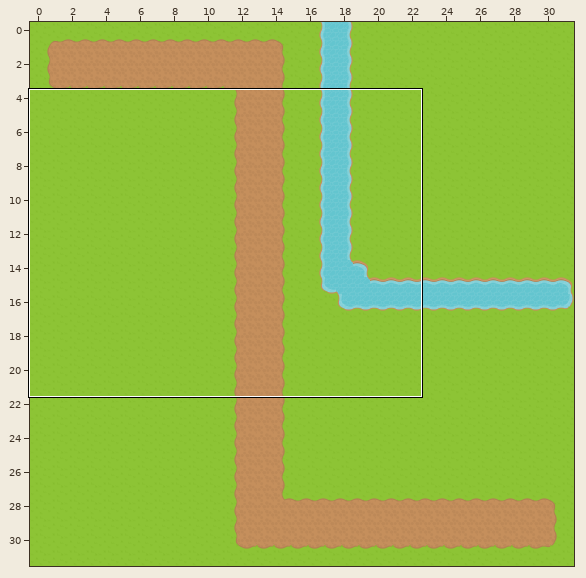
One commit to this Tiled map (JSON): maps/00.json. The first picture is a wide view before the edit; the outline marks the close-up.
Close-up. Old version:
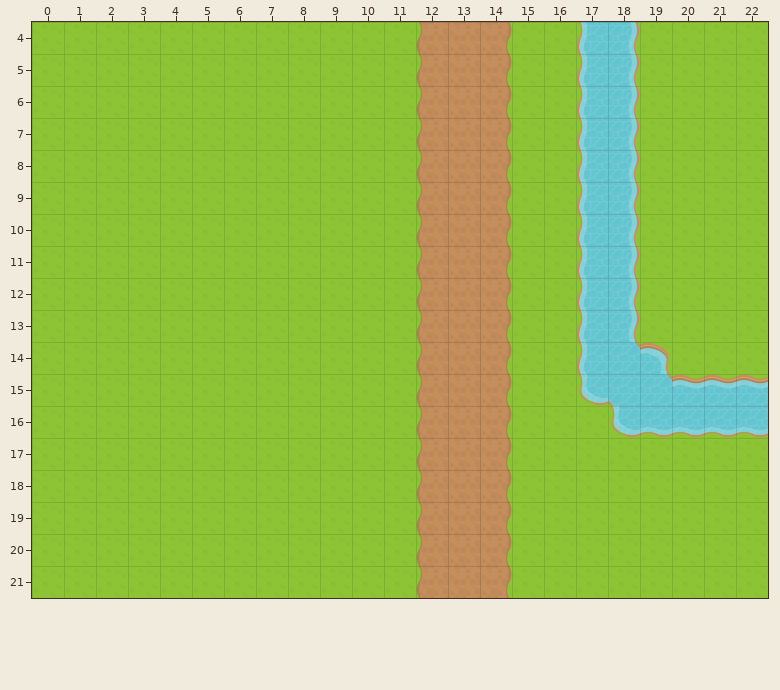
Cells are 64x64 px. Shown: x 0..22, y 4..21.
The same view after the edit:
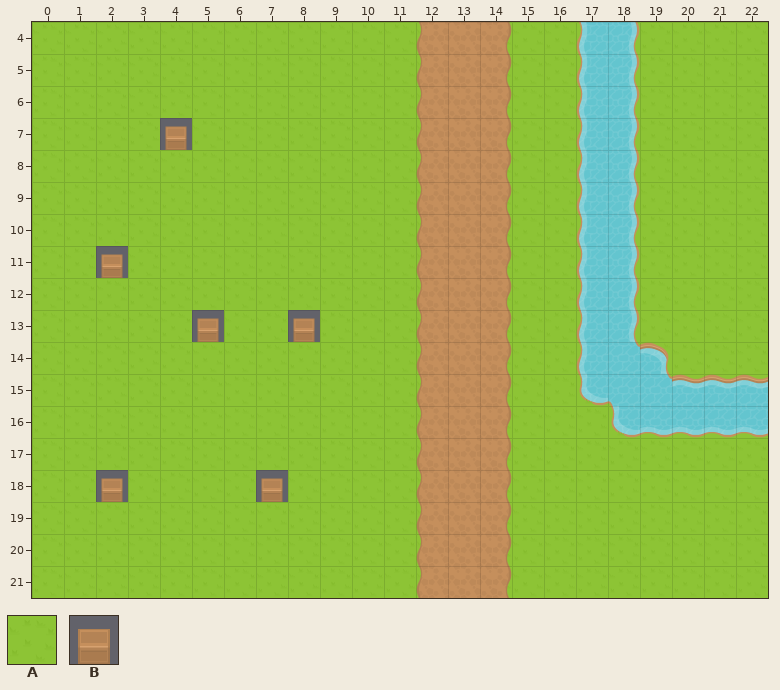
Key: from "tiles": A 21, B 188.
_ is an empty cell.
Diff:
Layer "00":
The author changed tile A to tile B in row 7 at x 4; in row 11 at x 2; in row 13 at x 5 and 8; in row 18 at x 2 and 7.
